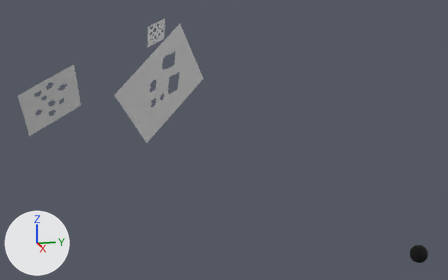
Two versions of the Blender file evolution/line bottom.blend, one commit apart.
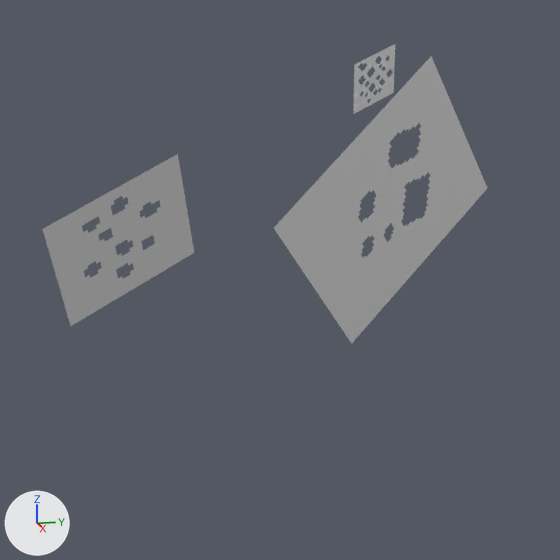
Each version is shown whole from a 50 mm camera at (11.82, -7.39, 5.44) aimed at (-3.84, -3.6, 2.02), then close up on the part from 0% to 52% of the width and 0% to 83% of the height. Lighting does not change. The marker at lower left points along +X, +Y and +Z.
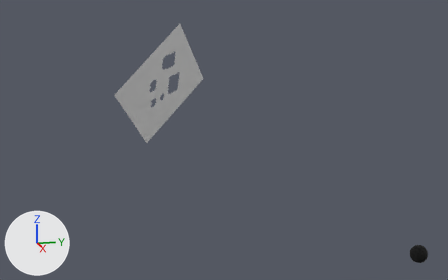
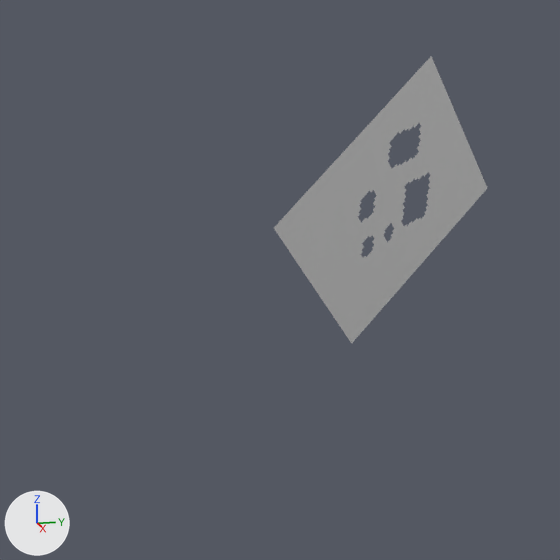
Changed parts and their boxes [x1, y1, x2, y2] in the close-ups (560 x 560 px):
'Plane', moved, turned, rescaled
    before: [353, 44, 395, 114]
    after: [274, 56, 487, 343]
'Plane.001', deleted
    before: [43, 154, 194, 326]
'Plane.002', unchanged, covered by the edit
    before: [274, 56, 487, 343]

Diff of the bpy script that builds the scene:
```diff
--- a/evolution/line bottom.blend.py
+++ b/evolution/line bottom.blend.py
@@ ob_plane @@
 ob_plane = bpy.data.objects.new('Plane', me_plane_001)
-ob_plane.location = (-7.95, -4.8, 4.67)
-ob_plane.rotation_euler = (-1.151, -0.338, -16.68)  # degrees (-66, -19, 124)
-ob_plane.scale = (-0.378, -0.378, -0.378)
+ob_plane.location = (-5.07, -5.03, 3.35)
+ob_plane.rotation_euler = (2.076, -3.836, 12.05)  # degrees (119, -220, 330)
+ob_plane.scale = (1.3, 1.3, 1.3)
@@ ob_plane_001 @@
-ob_plane_001 = bpy.data.objects.new('Plane.001', me_plane_005)
-ob_plane_001.location = (-2.13, -7.89, 3.46)
-ob_plane_001.rotation_euler = (-0.964, -0.425, 8.267)  # degrees (-55, -24, 114)
-ob_plane_001.scale = (0.389, 0.389, 0.389)
```
